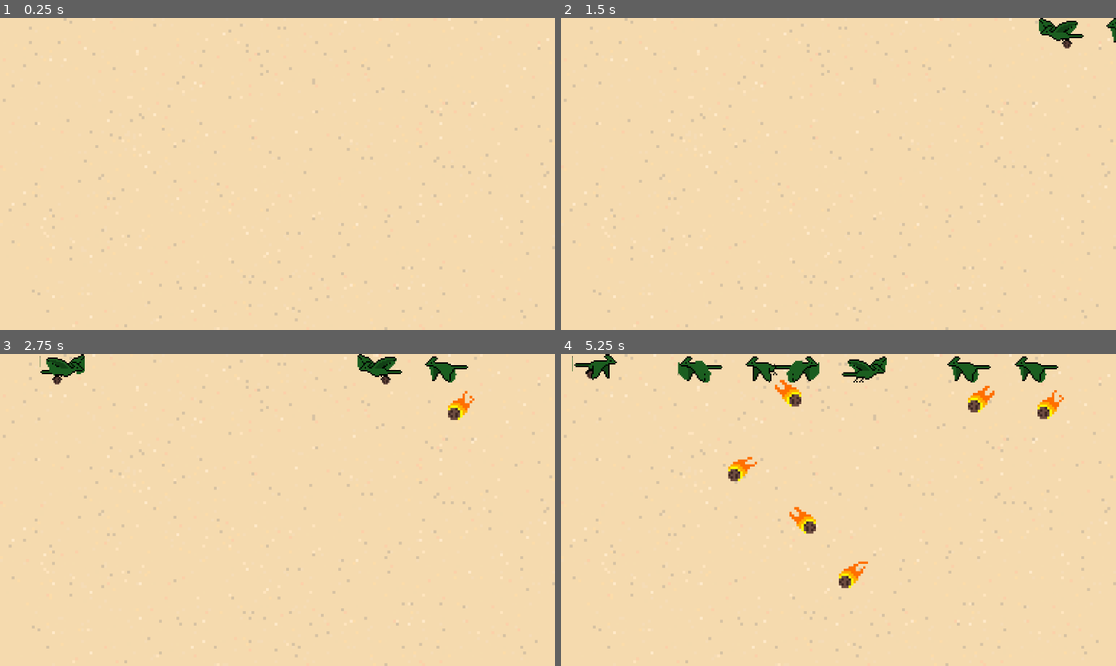
Above: before the commit, frames 1-4 (two rows, left to right).
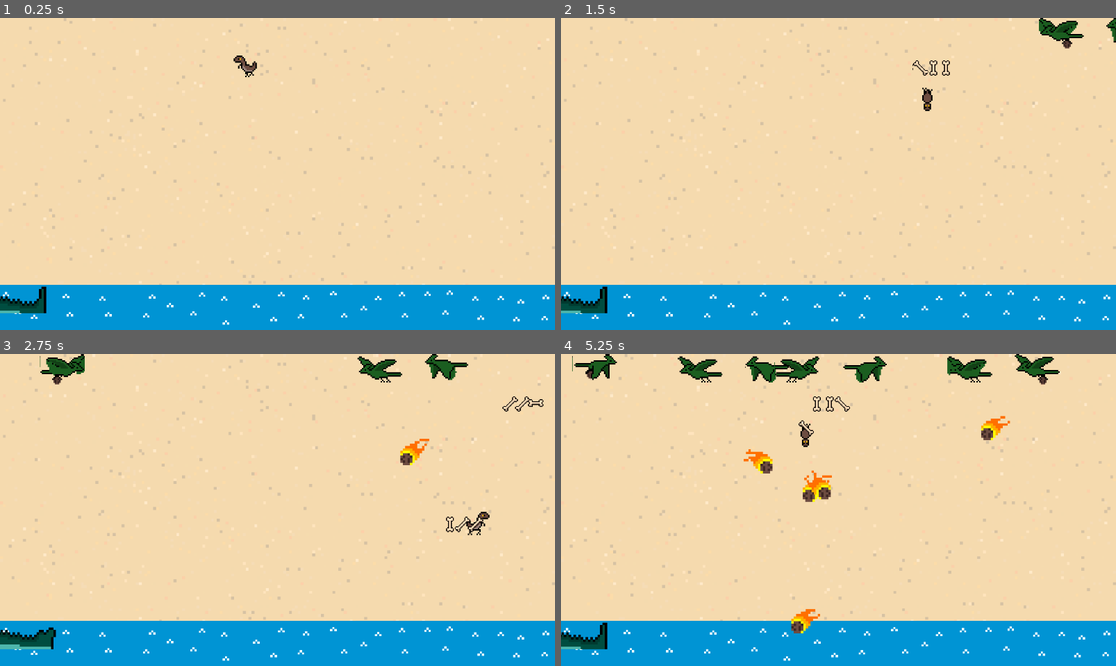
Above: after the commit, the same moments.

Repository: albanofazzito/BulletHell-Fazzito
Game: Godot game, scene res://Escenas/Nivel2.tscn
The game is run twice, just before and just after one commit, with the same random seed, the same clock (stepped at 60 frames per second) and the same inputs. This scene is started directly instead of the project's main scene.
Inputs (mouse positions are in pixels of both pictures, inside the frame that each line leads up to):
- Up to frame 1 (0.25 s): no input
- Up to frame 2 (1.5 s): tap Enter at 0.5 s; move the mouse to (960, 158) at 0.52 s; hold D (mover_derecha) 0.53-1.28 s; hold K (disparar) 0.53-1.28 s; click (960, 158) at 0.67 s; move the mouse to (727, 189) at 1.27 s; hold S (mover_abajo) from 1.28 s (still down); tap K (disparar) at 1.35 s
- Up to frame 3 (2.75 s): move the mouse to (333, 441) at 2.02 s; release S (mover_abajo) at 2.03 s; hold D (mover_derecha) from 2.03 s (still down); hold K (disparar) from 2.03 s (still down)
- Up to frame 4 (5.25 s): move the mouse to (810, 572) at 2.77 s; release D (mover_derecha) at 2.78 s; release K (disparar) at 2.78 s; hold W (mover_arriba) 2.78-3.53 s; tap K (disparar) at 2.85, 4.35 s; click (810, 572) at 2.92 s; move the mouse to (1005, 556) at 3.52 s; hold K (disparar) 3.53-4.28 s; hold A (mover_izquierda) 3.53-5.03 s; move the mouse to (672, 463) at 4.27 s; move the mouse to (866, 510) at 5.02 s; hold S (mover_abajo) from 5.03 s (still down); hold K (disparar) from 5.03 s (still down); click (866, 510) at 5.17 s

The runs differ from the first frame. In frame 1, 15% of the frame differs, in the area x 0-100%, y 12-100%; in frame 2, 15%; in frame 3, 16%; in frame 4, 19%, in the area x 0-100%, y 0-100%.

Commit message:
Se añadio enemigo mosasaurio

Diff:
--- a/bullet-hell/Escenas/Nivel2.tscn
+++ b/bullet-hell/Escenas/Nivel2.tscn
@@ -1,16 +1,49 @@
 [gd_scene format=3 uid="uid://c350lwaevrbts"]
 
 [ext_resource type="Script" uid="uid://dkmxdinr6g80t" path="res://Scripts/nivel_2.gd" id="1_33x1p"]
-[ext_resource type="Texture2D" uid="uid://br2bfnushcu3k" path="res://Sprites/arena.png" id="1_n64oi"]
+[ext_resource type="Texture2D" uid="uid://bpo2o4poso54c" path="res://Sprites/fondoNivel2.png" id="2_n64oi"]
+[ext_resource type="PackedScene" uid="uid://cyggilgae743h" path="res://Escenas/mosasaurio.tscn" id="3_6wegy"]
+[ext_resource type="PackedScene" uid="uid://cd88up2tfxlht" path="res://Escenas/Raptor.tscn" id="4_dwoff"]
+
+[sub_resource type="WorldBoundaryShape2D" id="WorldBoundaryShape2D_anv1u"]
+normal = Vector2(1, 0)
 
 [node name="Node2D" type="Node2D" unique_id=368828734]
 script = ExtResource("1_33x1p")
 
-[node name="Arena" type="Sprite2D" parent="." unique_id=2032577741]
-texture = ExtResource("1_n64oi")
+[node name="FondoNivel2" type="Sprite2D" parent="." unique_id=240353078]
+scale = Vector2(1.125, 1.125)
+texture = ExtResource("2_n64oi")
 centered = false
 
 [node name="TimerPterodactilos" type="Timer" parent="." unique_id=1311998467]
 wait_time = 0.7
 
+[node name="Node2D" parent="." unique_id=710992004 instance=ExtResource("3_6wegy")]
+position = Vector2(187, 583.00006)
+
+[node name="Area2D" type="StaticBody2D" parent="." unique_id=367419887]
+
+[node name="CollisionShape2D" type="CollisionShape2D" parent="Area2D" unique_id=656648702]
+position = Vector2(3, 296)
+shape = SubResource("WorldBoundaryShape2D_anv1u")
+
+[node name="CollisionShape2D2" type="CollisionShape2D" parent="Area2D" unique_id=614915261]
+position = Vector2(1149, 296)
+rotation = -3.1415925
+shape = SubResource("WorldBoundaryShape2D_anv1u")
+
+[node name="CollisionShape2D3" type="CollisionShape2D" parent="Area2D" unique_id=1506410145]
+position = Vector2(551, 550)
+rotation = -1.5707964
+shape = SubResource("WorldBoundaryShape2D_anv1u")
+
+[node name="CollisionShape2D4" type="CollisionShape2D" parent="Area2D" unique_id=1079633441]
+position = Vector2(569, 4)
+rotation = 1.5707964
+shape = SubResource("WorldBoundaryShape2D_anv1u")
+
+[node name="Node2D2" parent="." unique_id=1651068310 instance=ExtResource("4_dwoff")]
+position = Vector2(509, 102)
+
 [connection signal="timeout" from="TimerPterodactilos" to="." method="_on_timer_pterodactilos_timeout"]
--- /dev/null
+++ b/bullet-hell/Escenas/mosasaurio.tscn
@@ -0,0 +1,62 @@
+[gd_scene format=3 uid="uid://cyggilgae743h"]
+
+[ext_resource type="Script" uid="uid://v5f04rl6ov2y" path="res://Scripts/mosasaurio.gd" id="1_52xfi"]
+[ext_resource type="Texture2D" uid="uid://24qotkwb7dsx" path="res://Sprites/mosasaurioH.png" id="1_dr4yt"]
+[ext_resource type="Texture2D" uid="uid://bnje4sdkhopmw" path="res://Sprites/mosasaurioV.png" id="3_f8syj"]
+
+[sub_resource type="AtlasTexture" id="AtlasTexture_52xfi"]
+atlas = ExtResource("1_dr4yt")
+region = Rect2(0, 0, 45, 12)
+
+[sub_resource type="AtlasTexture" id="AtlasTexture_f8syj"]
+atlas = ExtResource("1_dr4yt")
+region = Rect2(45, 0, 45, 12)
+
+[sub_resource type="AtlasTexture" id="AtlasTexture_xnai4"]
+atlas = ExtResource("3_f8syj")
+region = Rect2(0, 0, 13, 13)
+
+[sub_resource type="AtlasTexture" id="AtlasTexture_6jnak"]
+atlas = ExtResource("3_f8syj")
+region = Rect2(13, 0, 13, 13)
+
+[sub_resource type="AtlasTexture" id="AtlasTexture_5nicj"]
+atlas = ExtResource("3_f8syj")
+region = Rect2(26, 0, 13, 13)
+
+[sub_resource type="SpriteFrames" id="SpriteFrames_xnai4"]
+animations = [{
+"frames": [{
+"duration": 1.0,
+"texture": SubResource("AtlasTexture_52xfi")
+}, {
+"duration": 1.0,
+"texture": SubResource("AtlasTexture_f8syj")
+}],
+"loop": true,
+"name": &"default",
+"speed": 2.0
+}, {
+"frames": [{
+"duration": 1.0,
+"texture": SubResource("AtlasTexture_xnai4")
+}, {
+"duration": 1.0,
+"texture": SubResource("AtlasTexture_6jnak")
+}, {
+"duration": 1.0,
+"texture": SubResource("AtlasTexture_5nicj")
+}],
+"loop": true,
+"name": &"disparar",
+"speed": 5.0
+}]
+
+[node name="Node2D" type="Node2D" unique_id=710992004]
+scale = Vector2(5, 5)
+script = ExtResource("1_52xfi")
+
+[node name="AnimatedSprite2D" type="AnimatedSprite2D" parent="." unique_id=239332200]
+sprite_frames = SubResource("SpriteFrames_xnai4")
+autoplay = "default"
+frame_progress = 0.9651541
--- /dev/null
+++ b/bullet-hell/Scripts/mosasaurio.gd
@@ -0,0 +1,17 @@
+extends Node2D
+
+var velocidad=200
+var direccion
+
+func _ready():
+	direccion=1
+
+# Called every frame. 'delta' is the elapsed time since the previous frame.
+func _process(delta: float) -> void:
+	position.x=delta*velocidad*direccion
+	if global_position.x==50 or global_position.x==1102:
+		cambiarDireccion()
+
+func cambiarDireccion():
+	direccion=direccion*-1
+	print("hola")
Not shown, added: bullet-hell/Scripts/mosasaurio.gd.uid
Binary file added: bullet-hell/Sprites/fondoNivel2.png
Not shown, added: bullet-hell/Sprites/fondoNivel2.png.import
Binary file added: bullet-hell/Sprites/mosasaurioH.png
Not shown, added: bullet-hell/Sprites/mosasaurioH.png.import
Binary file added: bullet-hell/Sprites/mosasaurioV.png
Not shown, added: bullet-hell/Sprites/mosasaurioV.png.import
